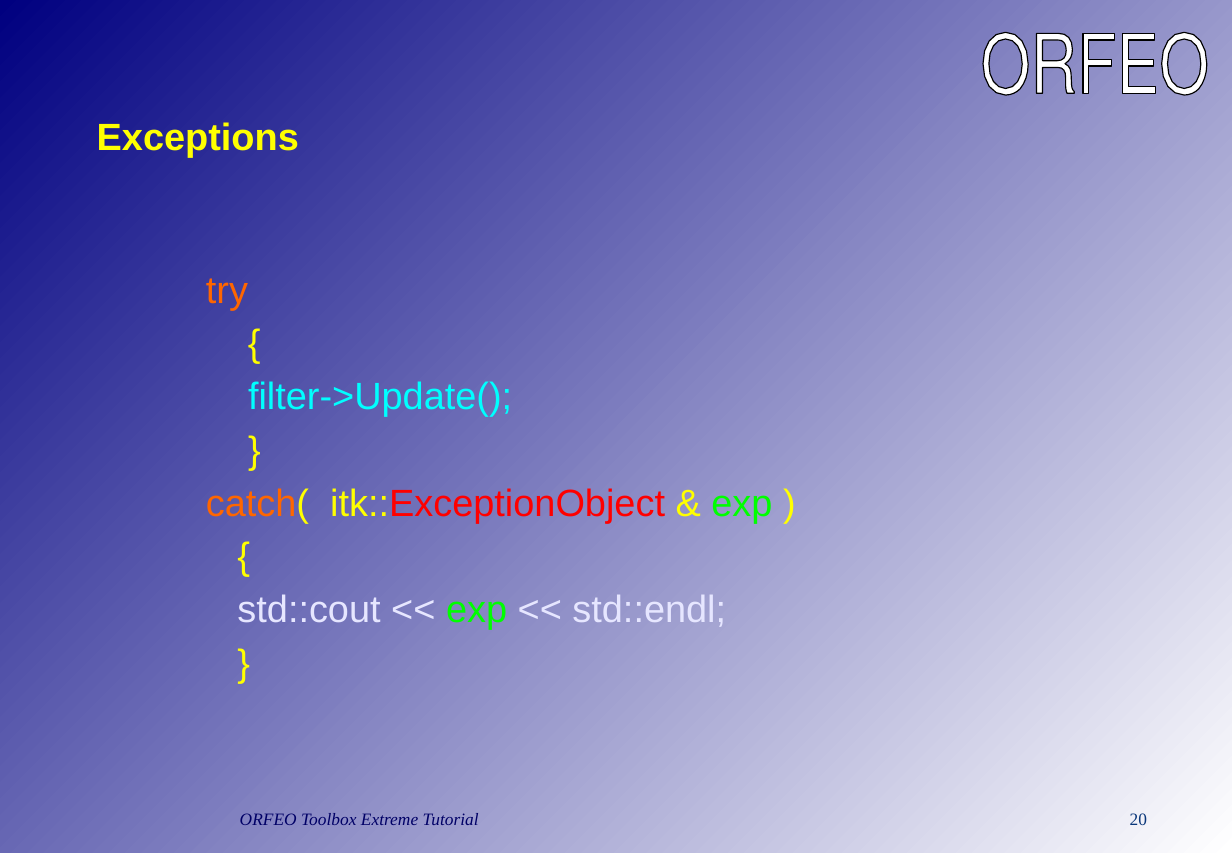
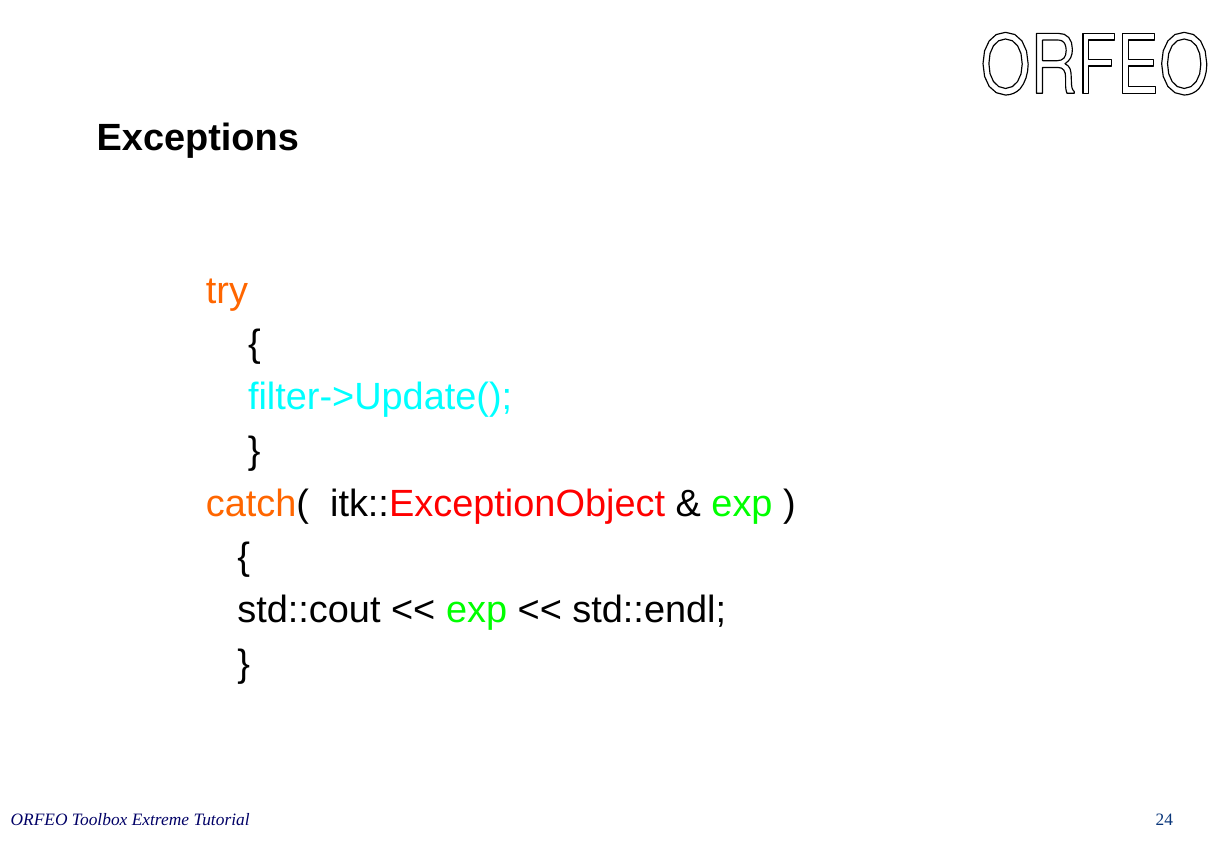
Before and after one commit to orfeotoolbox/OTB-Documents, a slide deck: slide 24 of CourseWare/OTBIn90Minutes.ppt (slide 20 before the commit). Drawn at 1232x853 pixels with LibreOffice and Linux fonts; fonts in the diff are those of the drawing. Boxes give left, top, right and bottom in pixels: in the first picture for what was removed or moved away, otherwise in the second. Text is boxed around its words. In the diff, an @@ line names an element or a change of style, - is before the commit and + after.

```diff
--- a/CourseWare/OTBIn90Minutes.ppt
+++ b/CourseWare/OTBIn90Minutes.ppt
@@ background gradient #000080 to #FFFFFF to #FFFFFF @@
@@ title "Exceptions" at (97, 122, 299, 157): text colour #FFFF00 to #000000 @@
@@ text "try" at (206, 278, 772, 630): text colour #FFFF00 to #000000 in "{", "}", "catch( itk::ExceptionObject & )", "{" and 1 more places; text colour #E6E6FF to #000000 in "std::cout << << std::endl;" @@
@@ text "ORFEO Toolbox Extreme Tutorial": place and size @@
-text "ORFEO Toolbox Extreme Tutorial" at (240, 813, 479, 825)
+text "ORFEO Toolbox Extreme Tutorial" at (11, 813, 250, 825)
@@ page number removed at (1130, 813, 1147, 825) @@
-20
@@ page number added at (1156, 813, 1173, 825), 11 pt, text #09367A @@
+24
```
Also in this commit, not shown: 23 other slides changed, 8 slides added, 3 slides removed.
